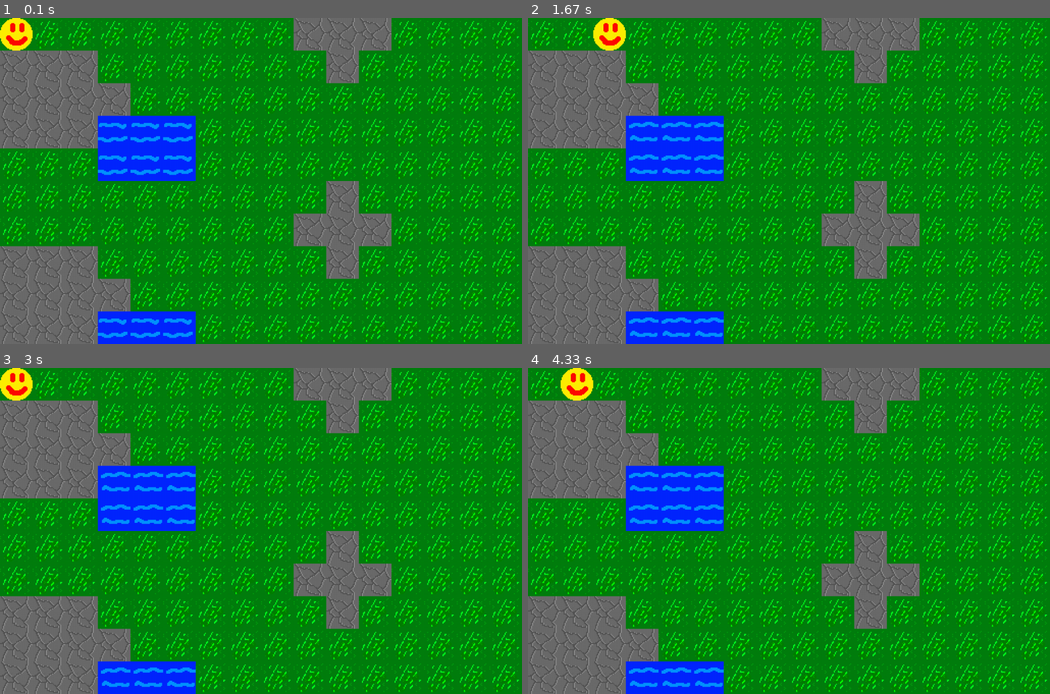
Above: before the commit, frames 1-4 (two rows, left to right).
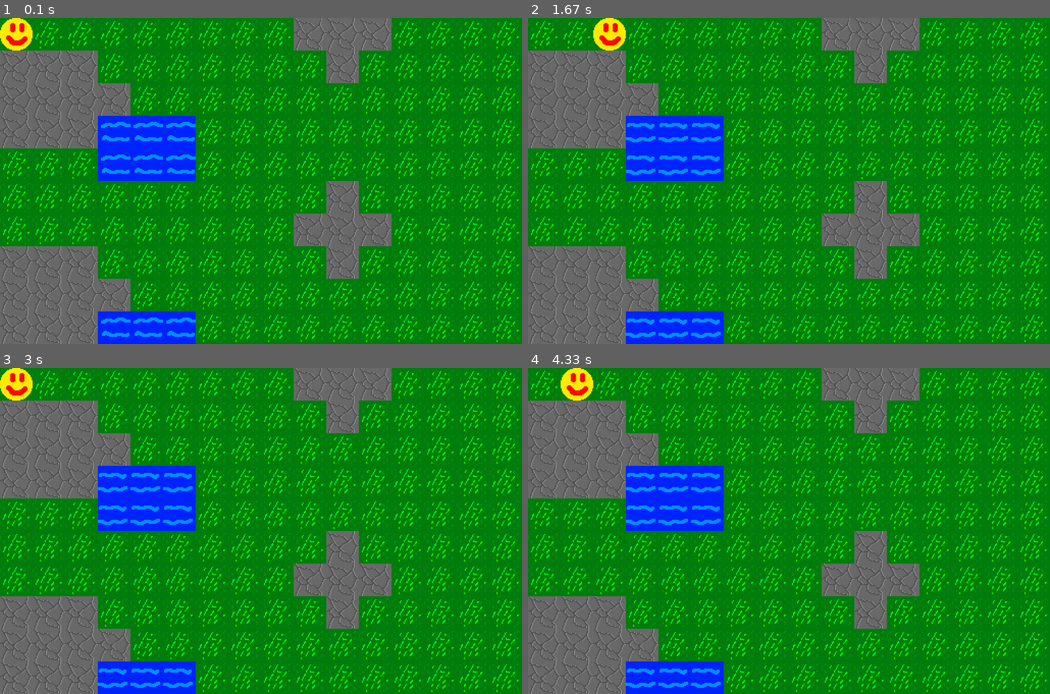
Above: after the commit, the same moments.

Repository: MaundyMoo/Coursework
Game: pygame game, started from Main.py
Two runs of this game, one before a commit and one after it. Both use one fixed random seed, a clock stepped at 60 frames per second and the inputs below.
Inputs:
- Up to frame 1 (0.1 s): no input
- Up to frame 2 (1.67 s): hold Right 0.33-0.8 s; hold Right 1.17-1.63 s
- Up to frame 3 (3 s): hold Left 1.67-2.2 s; hold Left 2.57-2.97 s
- Up to frame 4 (4.33 s): hold Right 3.4-4.03 s

The runs differ from the first frame. In frame 1, 1.1% of the frame differs, in the area x 18-38%, y 31-99%; in frame 2, 1.1%; in frame 3, 1.1%; in frame 4, 1.1%.

Commit message:
Deleting stray print statements

Diff:
--- a/Main.py
+++ b/Main.py
@@ -33,7 +33,7 @@
         pygame.display.flip()
         #Keeps the process waiting to ensure the program runs at 60fps
         clock.tick(60)
-        #print('fps: ', clock.get_fps())
+        print('fps: ', clock.get_fps())
     pygame.quit()
 
 if __name__ == "__main__":
--- a/Scenes.py
+++ b/Scenes.py
@@ -37,7 +37,7 @@
                                               SpriteSheet=self.spritesheet,
                                               row=1,
                                               frames=2,
-                                              interval=4))
+                                              interval=10))
             self.TileMap.append(row)
         self.animTiles = []
         self.backRendered = False
@@ -84,9 +84,6 @@
             self.OffsetY = -(mapPixelHeight - Constants.SCREEN_HEIGHT)
         else:
             self.OffsetY = -(playerPixelY - int(Constants.SCREEN_HEIGHT / 2))
-            print(playerPixelY, Constants.SCREEN_HEIGHT/2)
-            print(playerPixelX, Constants.SCREEN_WIDTH/2)
-            print(self.OffsetY)
 
     def Render(self, screen):
         if not self.backRendered: self.backRender(screen)
